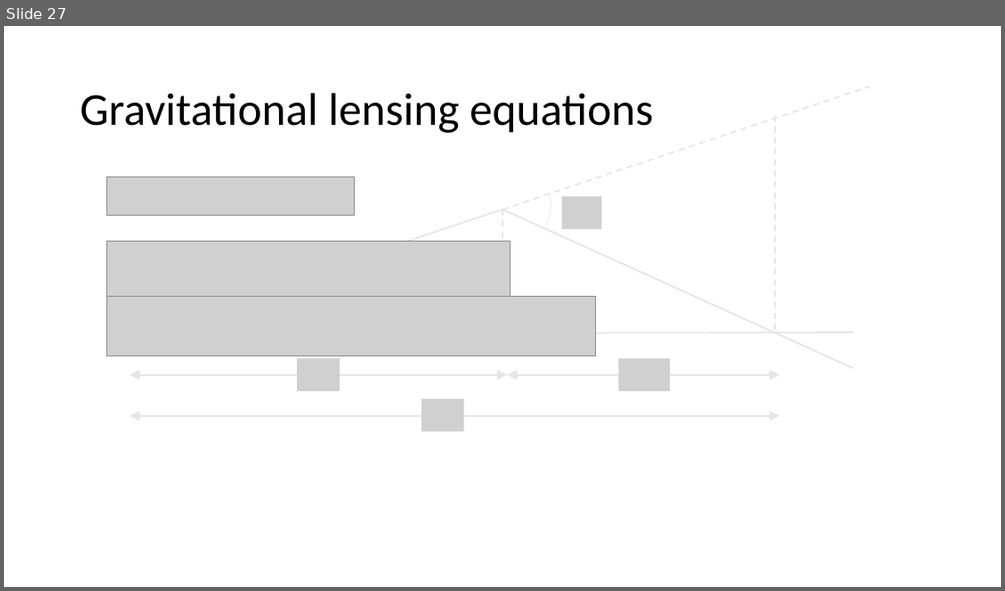
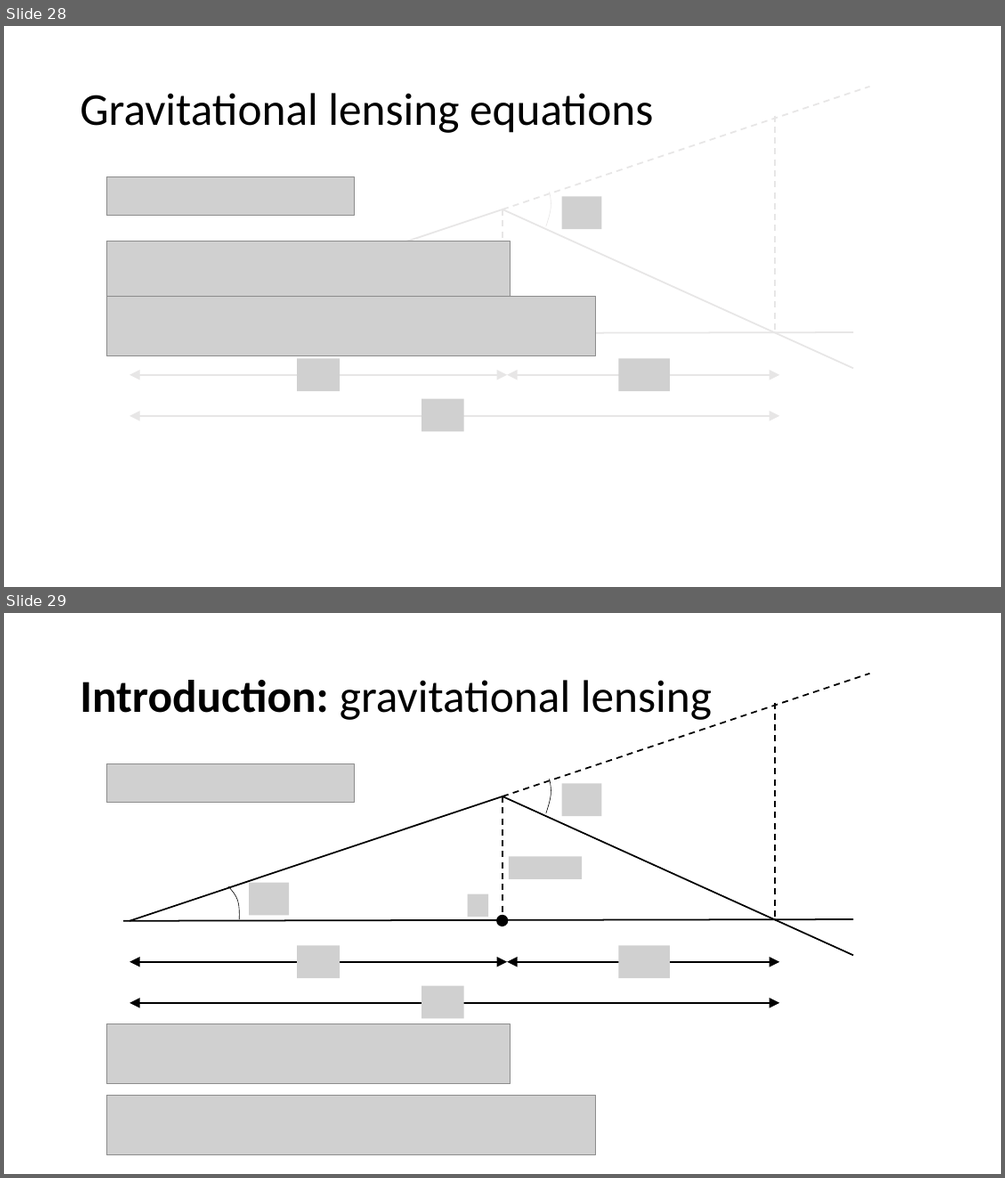
Before and after one commit to lingxz/lightbending, a slide deck: presentation2.pptx. Shown one above the other, each under a label of ours: slide 27 before the commit, slides 28 and 29 after it. The pictures are 1005x591 and 1005x1178 pixels, drawn with LibreOffice and Linux fonts; fonts in the diff are those of the drawing; grey boxes stand for pictures. Boxes give left, top, right and bottom in pixels: in the first picture for what was removed or moved away, otherwise in the second. Text is boxed around its words. In the diff, an @@ line names an element or a change of style, - is before the commit and + after.

```diff
--- a/presentation2.pptx
+++ b/presentation2.pptx
@@ slide 29 added at box(4, 613, 1001, 1174), background #FFFFFF @@
@@ title added at box(80, 680, 712, 720), 44 pt, text #000000 @@
+Introduction: gravitational lensing
@@ line added from (502, 796) to (870, 674), #000000 1.5 pt dashed @@
@@ line added from (775, 703) to (775, 919), #000000 1.5 pt dashed @@
@@ picture added at box(106, 764, 354, 803) @@
@@ line added from (129, 921) to (502, 796), #000000 1.5 pt @@
@@ line added from (502, 796) to (853, 956), #000000 1.5 pt @@
@@ line added from (502, 796) to (502, 919), #000000 1.5 pt dashed @@
@@ freeform shape added at box(539, 779, 556, 813), outline #000000 0.5 pt @@
@@ picture added at box(562, 784, 601, 817) @@
@@ picture added at box(509, 856, 582, 878) @@
@@ freeform shape added at box(228, 887, 239, 919), outline #000000 0.5 pt @@
@@ picture added at box(250, 882, 289, 915) @@
@@ picture added at box(468, 894, 488, 916) @@
@@ line added from (123, 921) to (853, 919), #000000 1.5 pt @@
@@ ellipse added at box(497, 915, 507, 925), fill #000000, outline #000000 1 pt @@
@@ picture added at box(297, 946, 340, 979) @@
@@ picture added at box(619, 946, 671, 979) @@
@@ double arrow added from (129, 962) to (507, 962), #000000 1.5 pt @@
@@ picture added at box(421, 985, 463, 1018) @@
@@ double arrow added from (507, 962) to (779, 962), #000000 1.5 pt @@
@@ double arrow added from (129, 1003) to (779, 1003), #000000 1.5 pt @@
@@ picture added at box(106, 1024, 510, 1084) @@
@@ picture added at box(106, 1095, 596, 1155) @@
@@ what was slide 27 is now slide 28 @@
```
Also in this commit, not shown: 8 slides changed, 4 other slides added, 2 slides removed, 18 other files.
